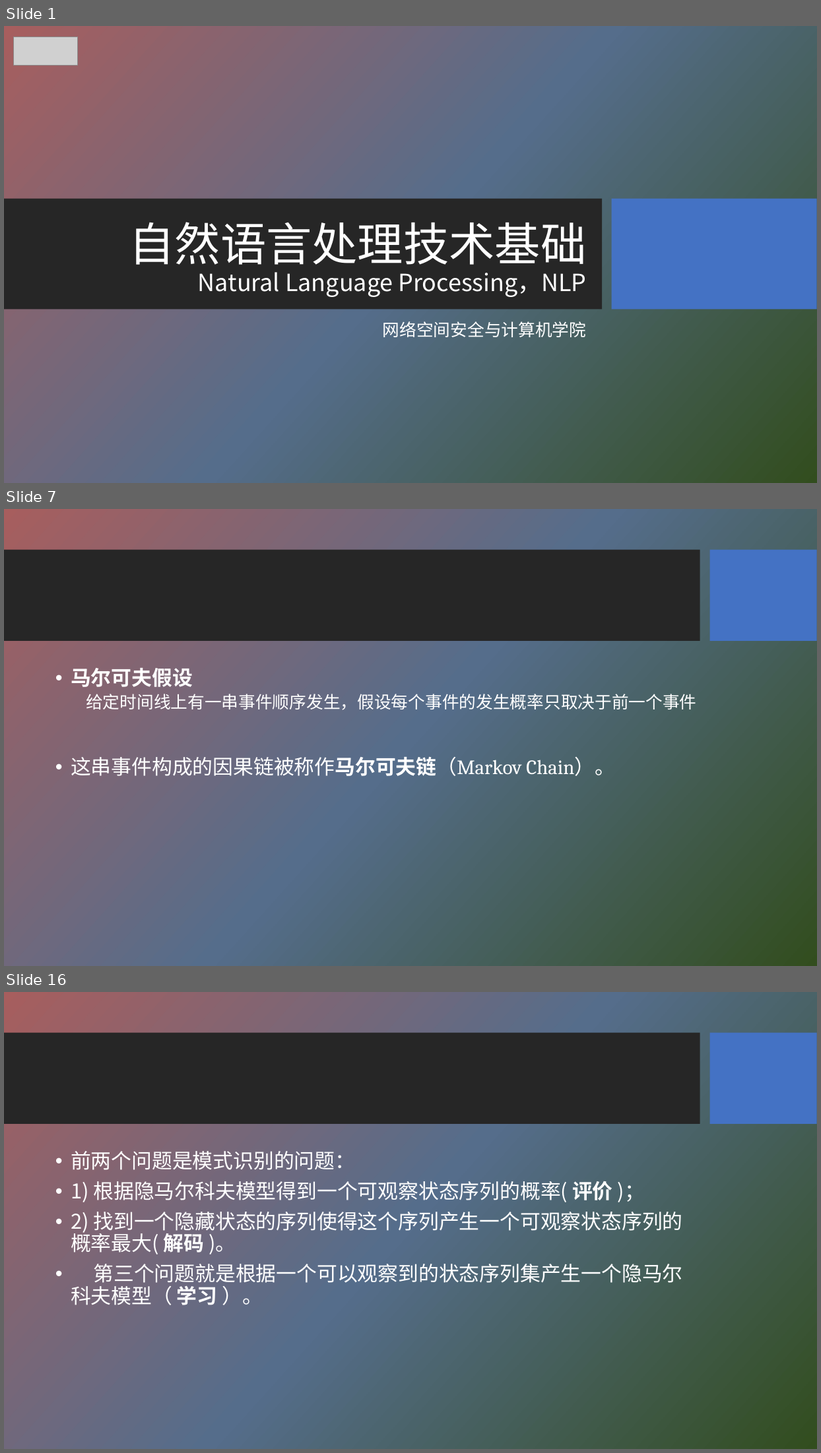
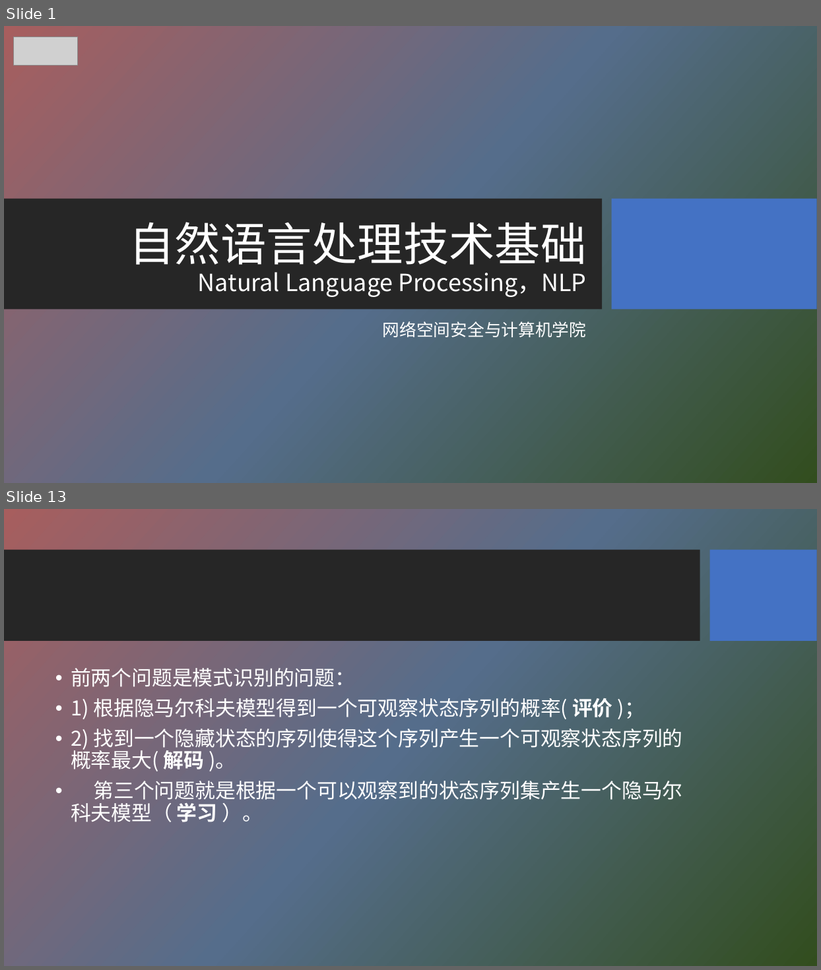
Before and after one commit to HBU/NLP_PPT, a slide deck: PPT-2020/ch04 隐马尔科夫模型.pptx. Shown one above the other, each under a label of ours: slides 1, 7 and 16 before the commit, slides 1 and 13 after it; the slides between them are not shown. The pictures are 821x1453 and 821x970 pixels, drawn with LibreOffice and Linux fonts; fonts in the diff are those of the drawing; grey boxes stand for pictures; background and template pictures are left out. Boxes give left, top, right and bottom in pixels: in the first picture for what was removed or moved away, otherwise in the second. Text is boxed around its words. In the diff, an @@ line names an element or a change of style, - is before the commit and + after.

```diff
--- a/PPT-2020/ch04 隐马尔科夫模型.pptx
+++ b/PPT-2020/ch04 隐马尔科夫模型.pptx
@@ slide 7 removed at box(4, 509, 817, 966), background picture (left out); not listed: 2 template elements that a slide beside it also shows @@
@@ text removed at box(71, 668, 696, 776) @@
-• 马尔可夫假设
-  给定时间线上有一串事件顺序发生，假设每个事件的发生概率只取决于前一个事件
-• 这串事件构成的因果链被称作马尔可夫链（Markov Chain）。
@@ what was slide 16 is now slide 13 @@
```
Also in this commit, not shown: 9 slides changed, 2 slides added, 4 other slides removed.
